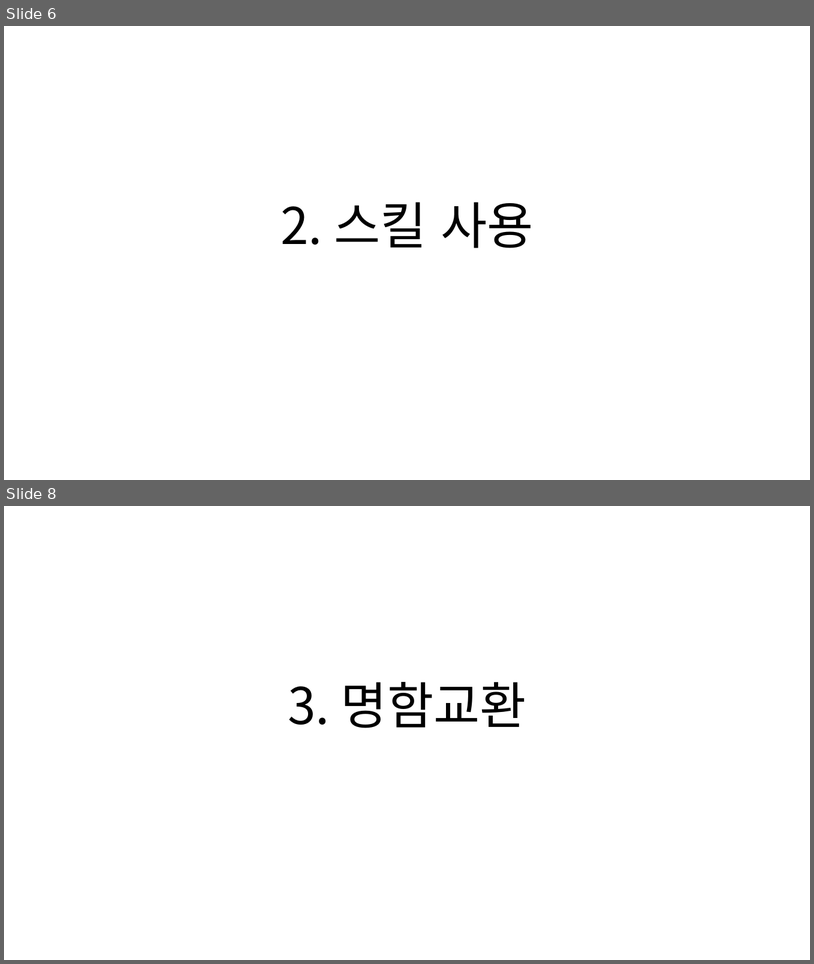
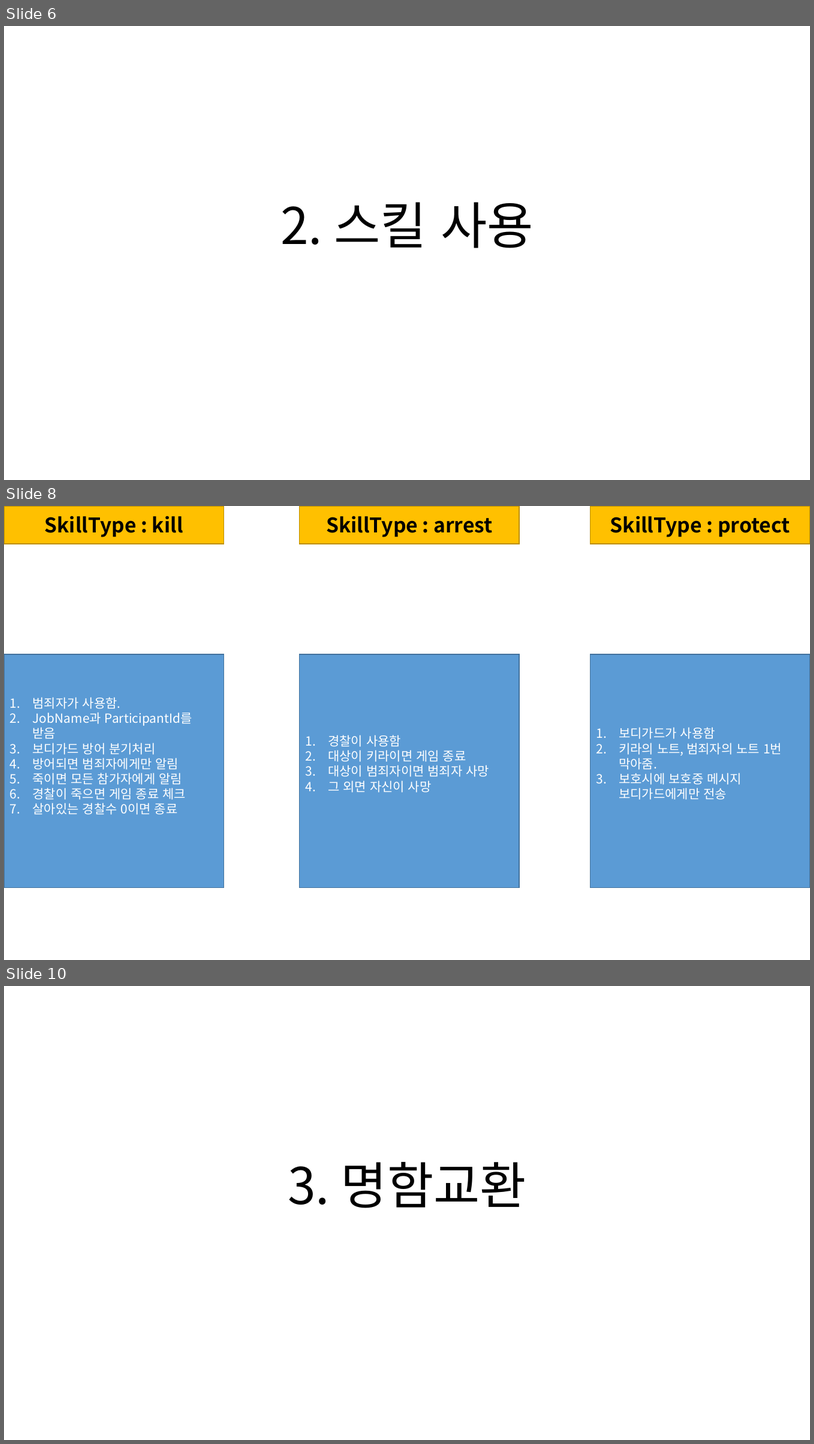
Before and after one commit to John-Kim93/silzick, a slide deck: docs/게임 설계서.pptx. Shown one above the other, each under a label of ours: slides 6 and 8 before the commit, slides 6, 8 and 10 after it; the slides between them are not shown. The pictures are 814x964 and 814x1444 pixels, drawn with LibreOffice and Linux fonts; fonts in the diff are those of the drawing. Boxes give left, top, right and bottom in pixels: in the first picture for what was removed or moved away, otherwise in the second. Text is boxed around its words. In the diff, an @@ line names an element or a change of style, - is before the commit and + after.

```diff
--- a/docs/게임 설계서.pptx
+++ b/docs/게임 설계서.pptx
@@ slide 8 added at (4,506,810,960), background #FFFFFF @@
@@ rectangle added at (4,506,224,544), fill #FFC000, outline #BD8E00 1 pt, 24 pt, text #000000, bold @@
+SkillType : kill
@@ rectangle added at (300,506,519,544), fill #FFC000, outline #BD8E00 1 pt, 24 pt, text #000000, bold @@
+SkillType : arrest
@@ rectangle added at (591,506,810,544), fill #FFC000, outline #BD8E00 1 pt, 24 pt, text #000000, bold @@
+SkillType : protect
@@ rectangle added at (4,654,224,888), fill #5B9BD5, outline #43739E 1 pt, 15 pt, text #FFFFFF @@
+1. 범죄자가 사용함.
+2. JobName과 ParticipantId를 받음
+3. 보디가드 방어 분기처리
+4. 방어되면 범죄자에게만 알림
+5. 죽이면 모든 참가자에게 알림
+6. 경찰이 죽으면 게임 종료 체크
+7. 살아있는 경찰수 0이면 종료
@@ rectangle added at (300,654,519,888), fill #5B9BD5, outline #43739E 1 pt, 15 pt, text #FFFFFF @@
+1. 경찰이 사용함
+2. 대상이 키라이면 게임 종료
+3. 대상이 범죄자이면 범죄자 사망
+4. 그 외면 자신이 사망
@@ rectangle added at (591,654,810,888), fill #5B9BD5, outline #43739E 1 pt, 15 pt, text #FFFFFF @@
+1. 보디가드가 사용함
+2. 키라의 노트, 범죄자의 노트 1번 막아줌.
+3. 보호시에 보호중 메시지 보디가드에게만 전송
@@ what was slide 8 is now slide 10 @@
```
Also in this commit, not shown: 5 slides changed, 1 other slide added, 1 slide removed.
